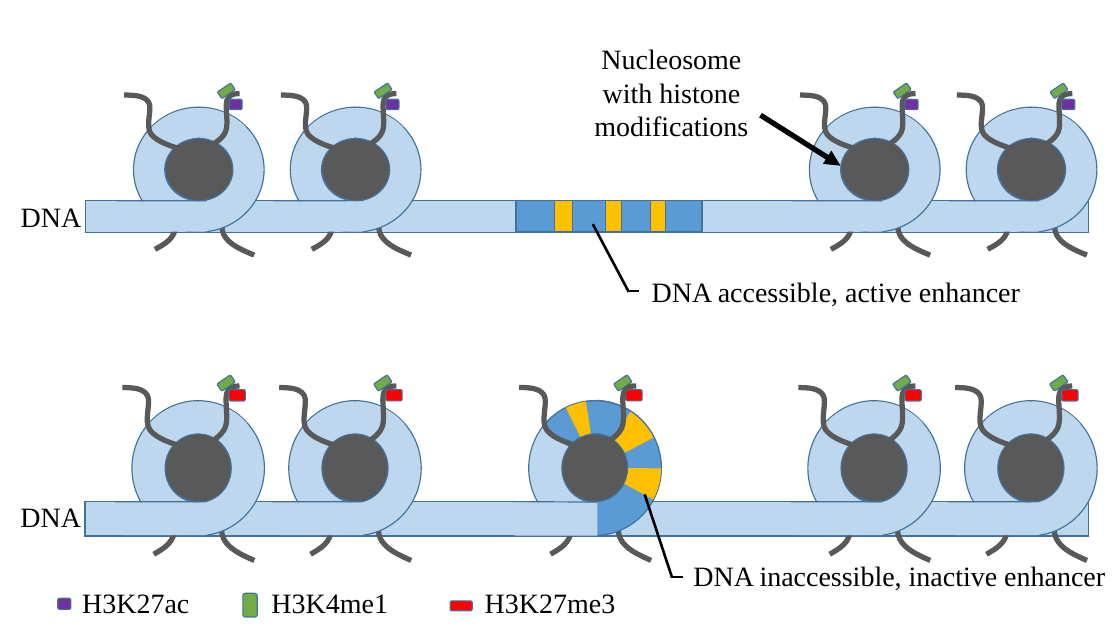
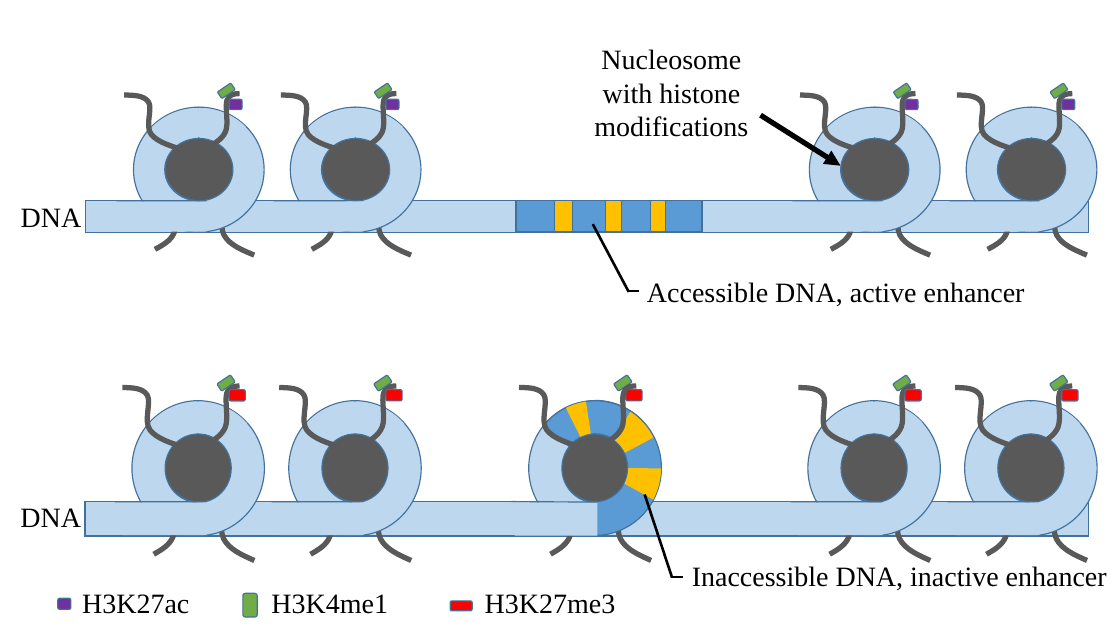
Before and after one commit to David-Taub/HOP-HMM, a slide deck: slide 2 of Help/Figures1.pptx. Drawn at 1120x630 pixels with LibreOffice and Linux fonts; fonts in the diff are those of the drawing. Boxes give left, top, right and bottom in pixels: in the first picture for what was removed or moved away, otherwise in the second. Text is boxed around its words. In the diff, an @@ line names an element or a change of style, - is before the commit and + after.

```diff
--- a/Help/Figures1.pptx
+++ b/Help/Figures1.pptx
@@ text at [647,282,1025,306]: text changed @@
-DNA accessible, active enhancer
+Accessible DNA, active enhancer
@@ text at [692,566,1107,590]: text changed @@
-DNA inaccessible, inactive enhancer
+Inaccessible DNA, inactive enhancer
```
Also in this commit, not shown: 8 other files.
